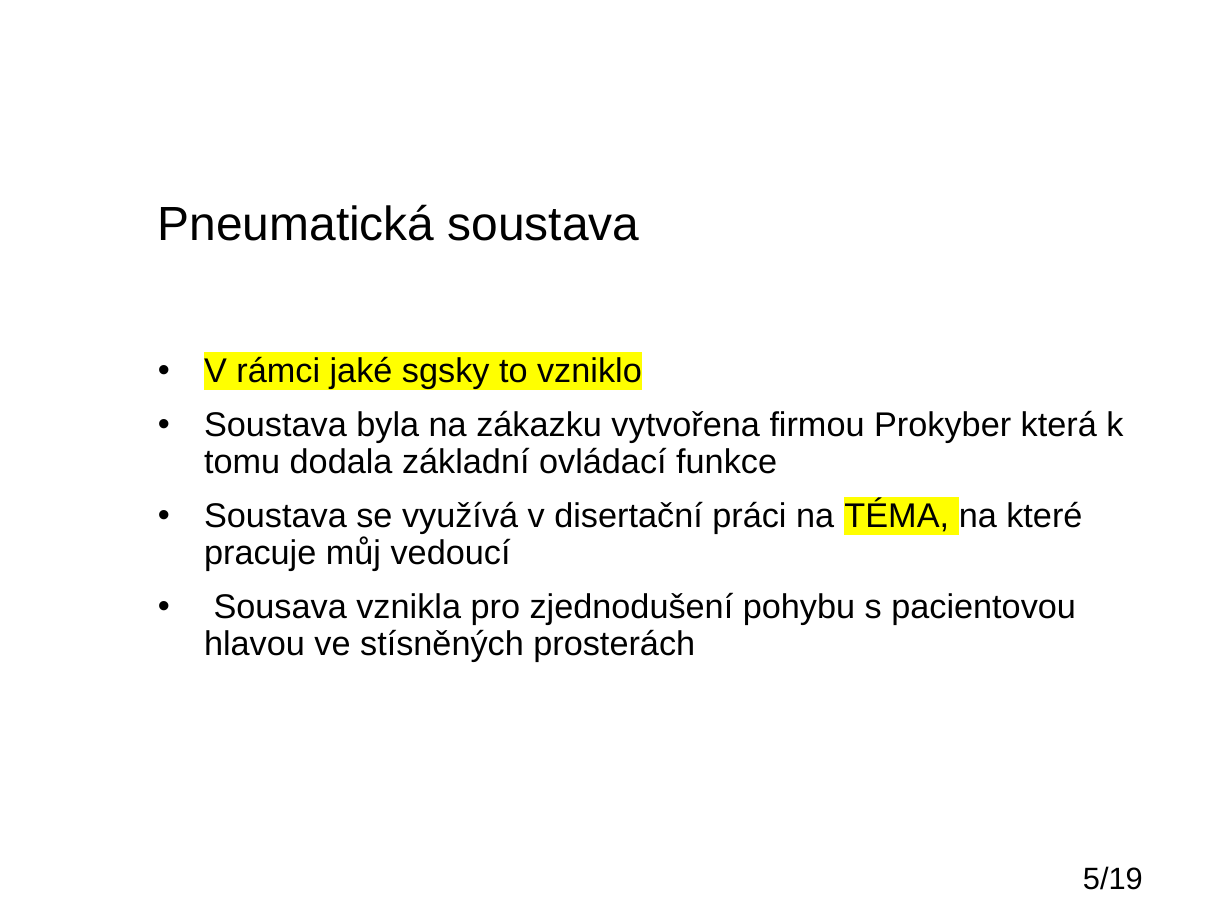
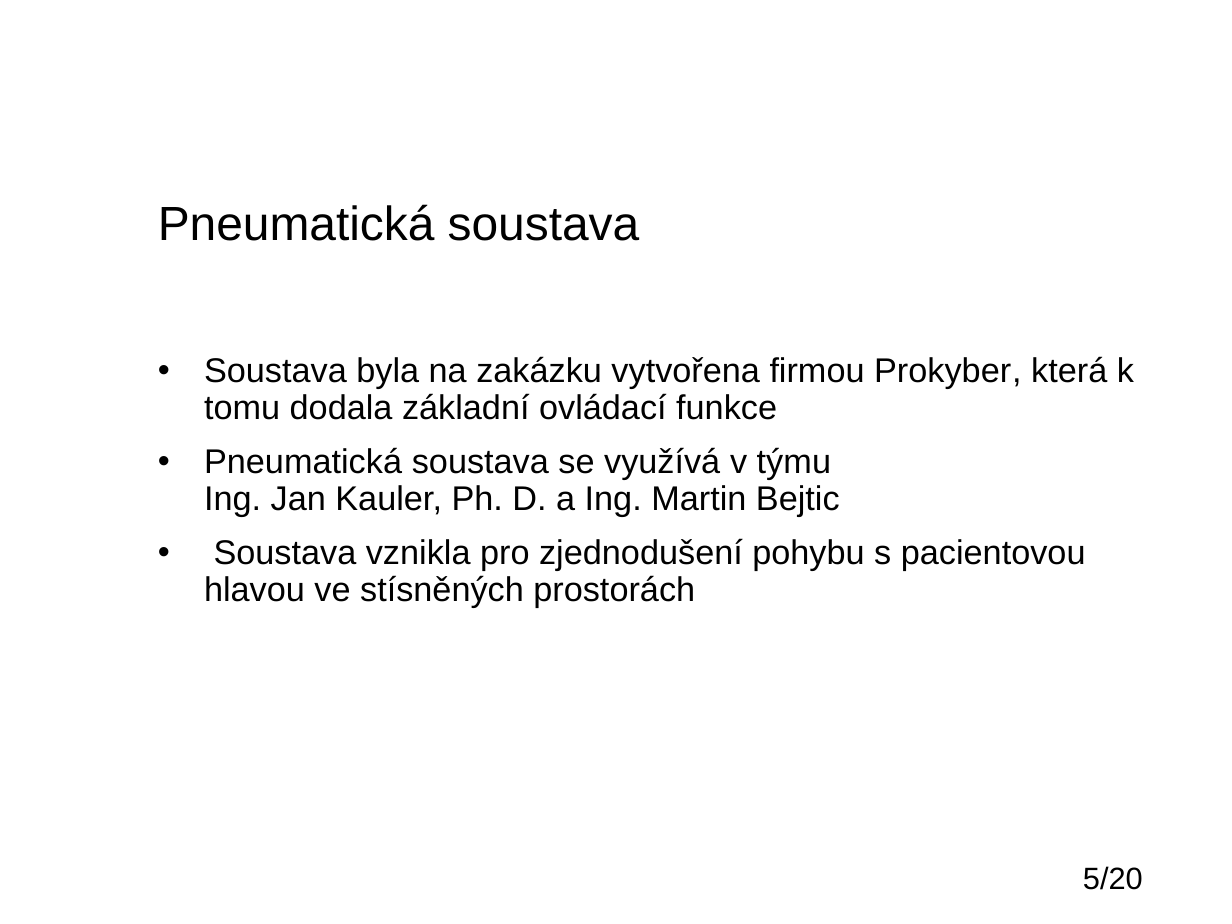
Before and after one commit to IronKnee22/Bakalarka, a slide deck: slide 5 of Obhajoba_darsamar.pptx. Drawn at 1232x924 pixels with LibreOffice and Linux fonts; fonts in the diff are those of the drawing; background and template pictures are left out. Boxes give left, top, right and bottom in pixels: in the first picture for what was removed or moved away, otherwise in the second. Text is boxed around its words. In the diff, an @@ line names an element or a change of style, - is before the commit and + after.

```diff
--- a/Obhajoba_darsamar.pptx
+++ b/Obhajoba_darsamar.pptx
@@ text at <box>204,356,1134,608</box>: text changed @@
-• V rámci jaké sgsky to vzniklo
-• Soustava byla na zákazku vytvořena firmou Prokyber která k tomu dodala základní ovládací funkce
-• Soustava se využívá v disertační práci na TÉMA, na které pracuje můj vedoucí
-• Sousava vznikla pro zjednodušení pohybu s pacientovou hlavou ve stísněných prosterách
+• Soustava byla na zakázku vytvořena firmou Prokyber, která k tomu dodala základní ovládací funkce
+• Pneumatická soustava se využívá v týmu
+  Ing. Jan Kauler, Ph. D. a Ing. Martin Bejtic
+• Soustava vznikla pro zjednodušení pohybu s pacientovou hlavou ve stísněných prostorách
@@ page number at <box>1083,866,1143,890</box>: text changed @@
-5/19
+5/20
```
Also in this commit, not shown: 2 other slides changed, 2 slides added, 1 slide removed.
